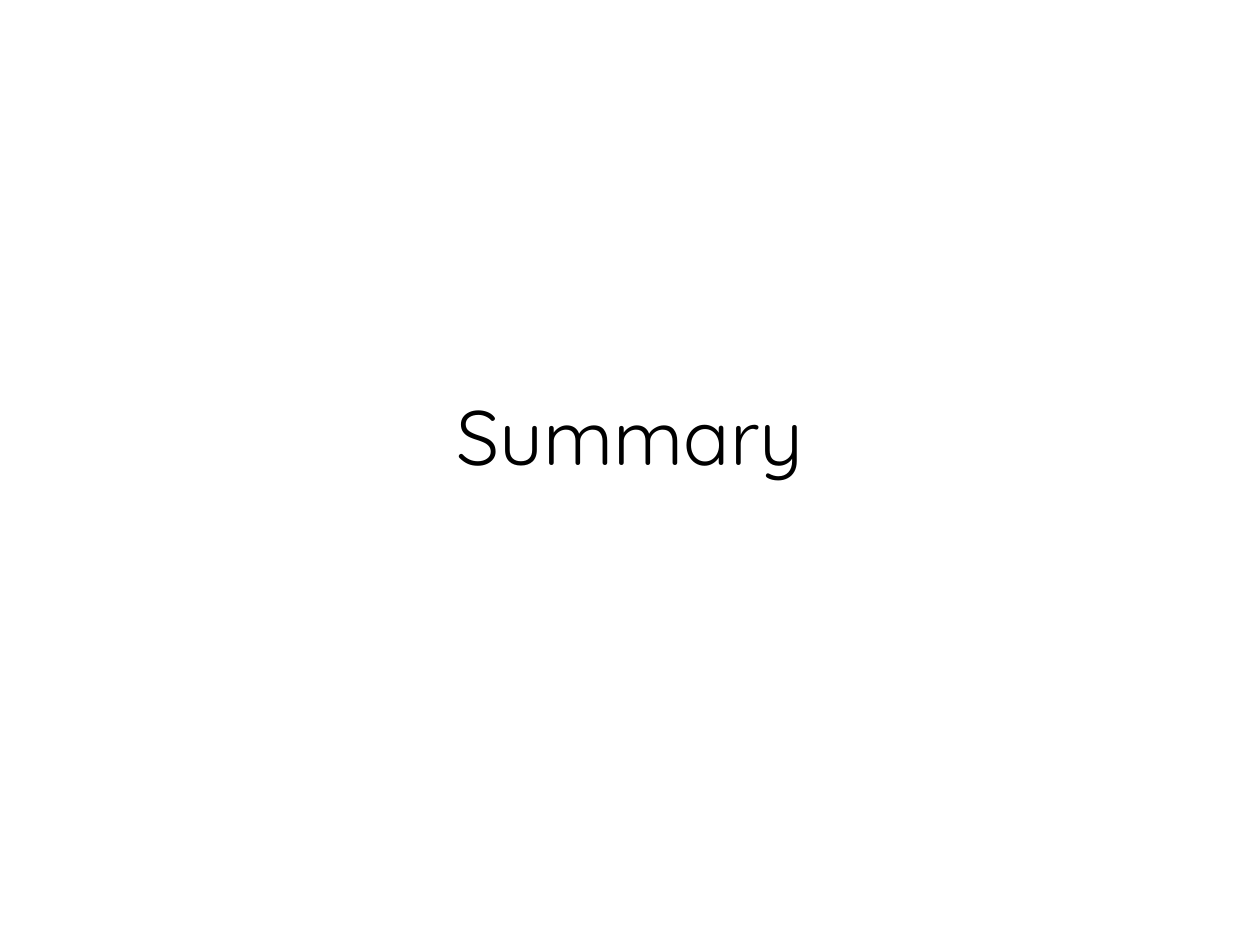
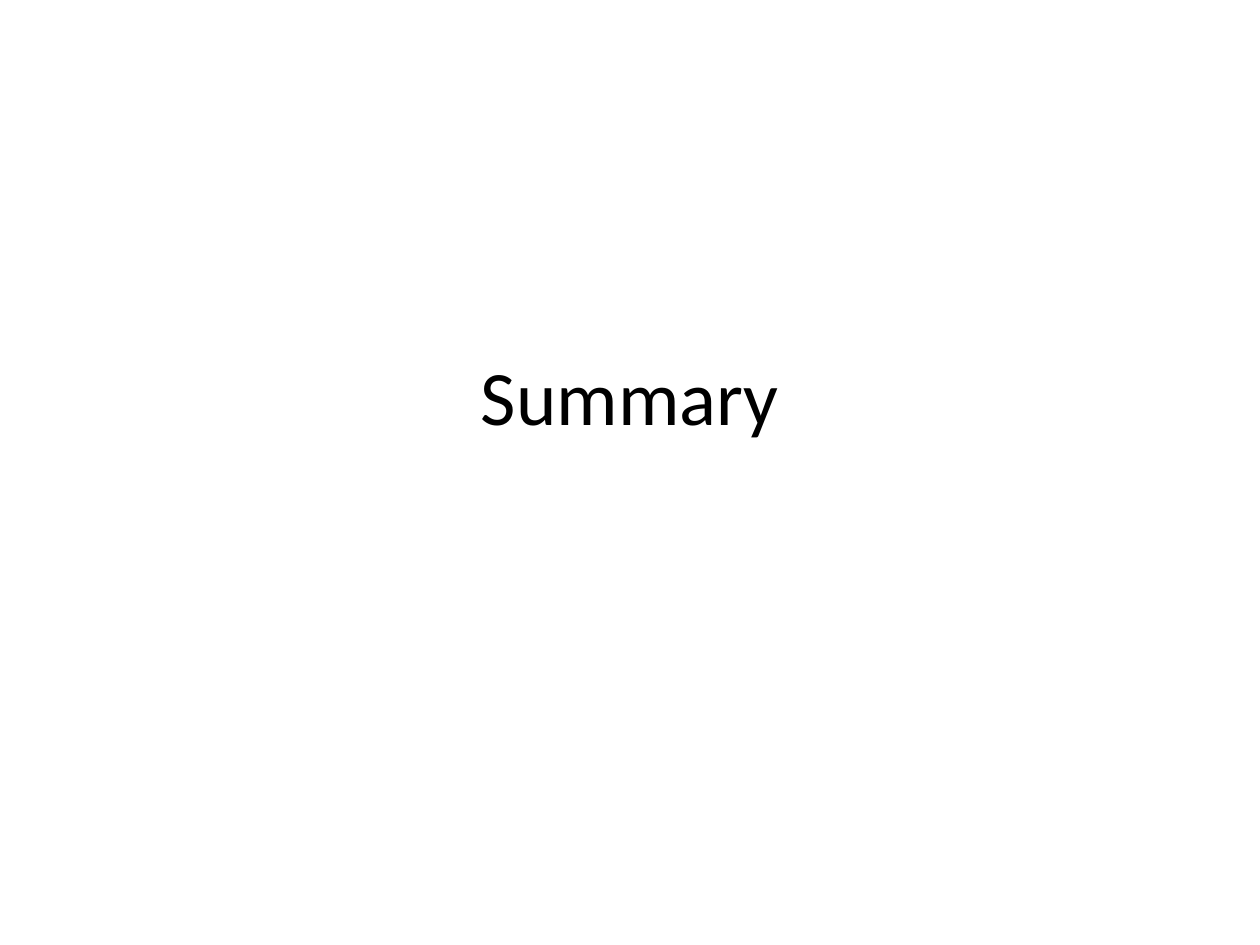
Before and after one commit to hdgarrood/yini-cttb-redmine, a slide deck: slide 7 of Migrating to Redmine.ppt. Drawn at 1260x945 pixels with LibreOffice and Linux fonts; fonts in the diff are those of the drawing; background and template pictures are left out. Boxes give left, top, right and bottom in pixels: in the first picture for what was removed or moved away, otherwise in the second. Text is boxed around its words. In the diff, an @@ line names an element or a change of style, - is before the commit and + after.

Commit message:
really fix style stuff
there was some weird stuff going on in the last two slides

```diff
--- a/Migrating to Redmine.ppt
+++ b/Migrating to Redmine.ppt
@@ title "Summary" moved from (x1=456, y1=410, x2=803, y2=481) to (x1=481, y1=375, x2=778, y2=438) @@
@@ title "Summary" at (x1=481, y1=375, x2=778, y2=438): font Quicksand to Calibri @@
```
Also in this commit, not shown: 6 other slides changed.
